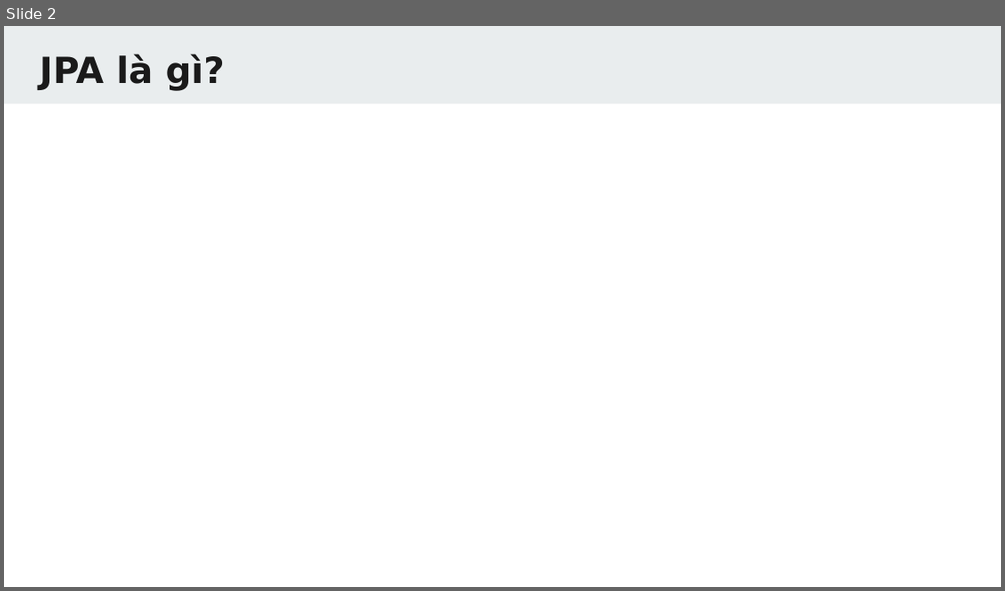
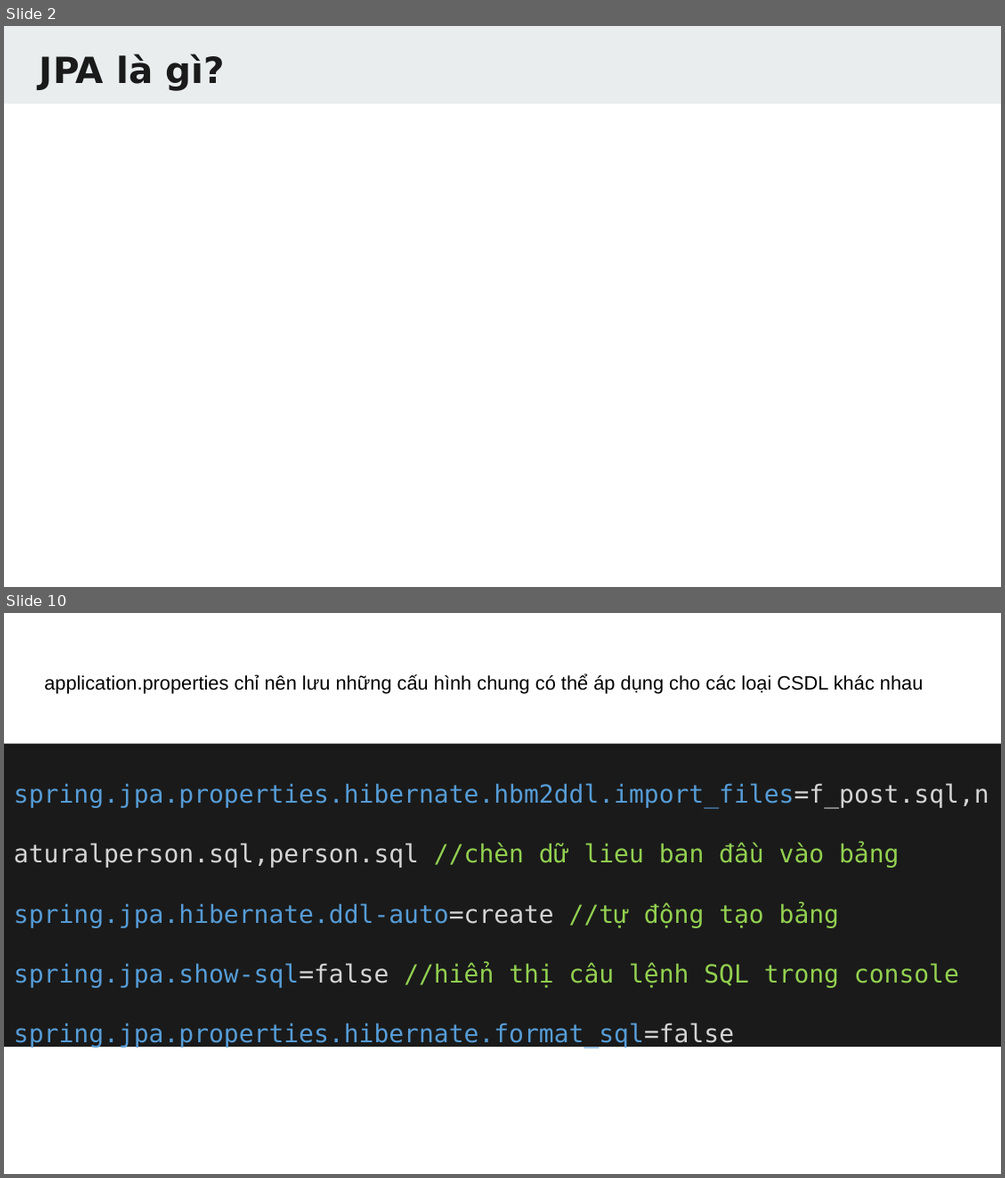
Before and after one commit to TechMaster/springboot2, a slide deck: 14 JPA/JPA.pptx. Shown one above the other, each under a label of ours: slide 2 before the commit, slides 2 and 10 after it; the slides between them are not shown. The pictures are 1005x591 and 1005x1178 pixels, drawn with LibreOffice and Linux fonts; fonts in the diff are those of the drawing. Boxes give left, top, right and bottom in pixels: in the first picture for what was removed or moved away, otherwise in the second. Text is boxed around its words. In the diff, an @@ line names an element or a change of style, - is before the commit and + after.

```diff
--- a/14 JPA/JPA.pptx
+++ b/14 JPA/JPA.pptx
@@ slide 10 added at [4,613,1001,1174], background #FFFFFF @@
@@ text added at [44,674,922,694], 14 pt, text #000000 @@
+application.properties chỉ nên lưu những cấu hình chung có thể áp dụng cho các loại CSDL khác nhau
@@ rectangle added at [4,744,1001,1046], fill #1A1A1A, 18 pt, text #569CD6 @@
+spring.jpa.properties.hibernate.hbm2ddl.import_files=f_post.sql,naturalperson.sql,person.sql //chèn dữ lieu ban đầu vào bảng
+spring.jpa.hibernate.ddl-auto=create //tự động tạo bảng
+spring.jpa.show-sql=false //hiển thị câu lệnh SQL trong console
+spring.jpa.properties.hibernate.format_sql=false
```
Also in this commit, not shown: 75 other slides added, 40 other files.
